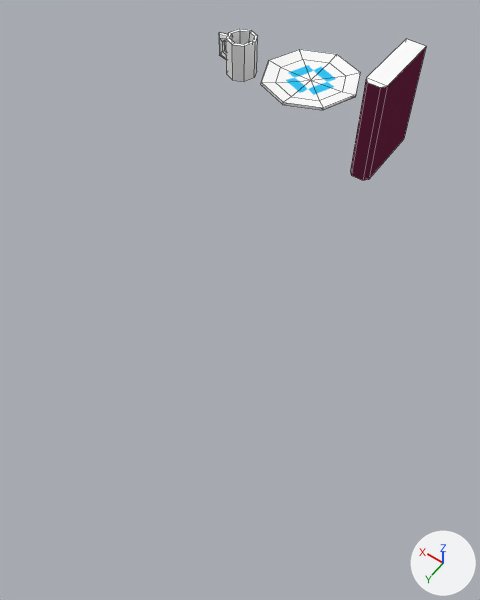
An edit to the Blender file assets/models/items.blend, drawn before and after from the same camera.
Before and after are seen from a 50 mm camera at (-2.12, 3.88, 2.95) aimed at (-0.62, 1.78, -0.35). The axes (+X, +Y, +Z) are drawn at lower right. The lights are the same throughout. Mesh edges are drawn as thin lines.

Names of what the first picture shows: 'Book', 'Mug', 'Plate'.
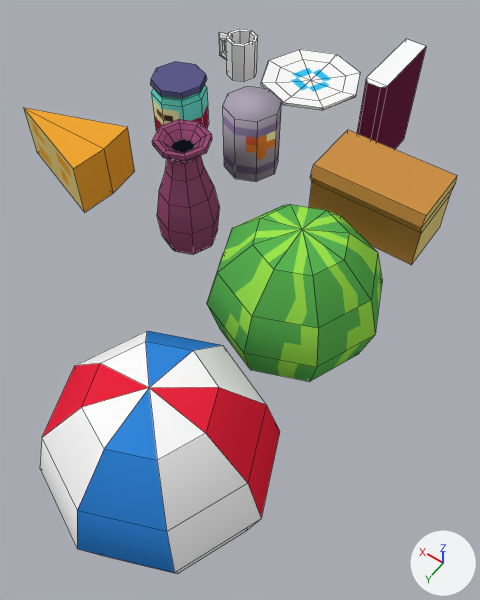
The change, as a diff of the scene's bpy script:
```diff
--- a/assets/models/items.blend.py
+++ b/assets/models/items.blend.py
@@ me_plate @@
 me_plate.from_pydata(...)  # 42 vertices, 48 faces; spans x -0.381..0.381, y -0.381..0.381, z -0.046..0.044
+# me_plate part 1: texture (UV) coordinates of 8 of 48 faces, centred in x -0.153..0.153, y -0.153..0.153, z 0.024, changed; they spanned u 0.14..0.23, v 0.89..0.98 and now span u 0.13..0.25, v 0.88..1.0
 me_plate.materials.append(mat_material)
@@ ob_ball @@
+ob_ball = bpy.data.objects.new('Ball', me_ball)  # a UV sphere (8 segments, 6 rings, poles along z) spanning x -0.575..0.575, y -0.575..0.575, z -0.575..0.575; in mat_material (picture img_tileset_png)
+ob_ball.location = (-1.0, 2.956, 0.0)
@@ ob_cheese @@
+ob_cheese = bpy.data.objects.new('Cheese', me_cheese)  # 8 vertices, 8 faces; spans x -0.385..0.358, y -0.252..0.252, z -0.19..0.19; in mat_material (picture img_tileset_png)
+ob_cheese.location = (0.937, 1.63, 0.0)
@@ ob_watermelon @@
+ob_watermelon = bpy.data.objects.new('Watermelon', me_watermelon)  # a UV sphere (8 segments, 6 rings, poles along z) spanning x -0.509..0.509, y -0.509..0.509, z -0.509..0.509; in mat_material (picture img_tileset_png)
+ob_watermelon.location = (-1.0, 1.774, 0.0)
@@ ob_waze @@
+ob_waze = bpy.data.objects.new('Waze', me_waze)  # 96 vertices, 90 faces; spans x -0.208..0.208, y -0.208..0.208, z -0.395..0.449; in mat_material (picture img_tileset_png)
+ob_waze.location = (0.0, 1.5, 0.0)
@@ ob_bread @@
+ob_bread = bpy.data.objects.new('Bread', me_bread)  # 16 vertices, 14 faces; spans x -0.386..0.386, y -0.24..0.24, z -0.248..0.191; in mat_material (picture img_tileset_png)
+ob_bread.location = (-1.0, 0.774, 0.0)
@@ ob_can @@
+ob_can = bpy.data.objects.new('Can', me_can)  # an 8-sided cylinder along z spanning x -0.2..0.2, y -0.2..0.2, z -0.25..0.263; in mat_material (picture img_tileset_png)
+ob_can.location = (0.0, 0.774, 0.0)
@@ ob_jar @@
+ob_jar = bpy.data.objects.new('Jar', me_jar)  # 48 vertices, 42 faces; spans x -0.2..0.2, y -0.2..0.2, z -0.25..0.22; in mat_material (picture img_tileset_png)
+ob_jar.location = (0.635, 0.774, 0.0)
```

Pixel boxes [x1, y1, x2, y2] of what changed, in the pictures (480 x 600 px):
'Ball', added
    after: [40, 331, 280, 574]
'Watermelon', added (green)
    after: [207, 204, 382, 382]
'Bread', added (orange)
    after: [309, 130, 457, 265]
'Cheese', added (orange)
    after: [24, 108, 135, 212]
'Waze', added (purple)
    after: [152, 119, 219, 255]
'Can', added
    after: [223, 86, 282, 182]
'Jar', added
    after: [150, 61, 209, 130]
part 1 of me_plate, surface changed
    both: [276, 59, 346, 101]
